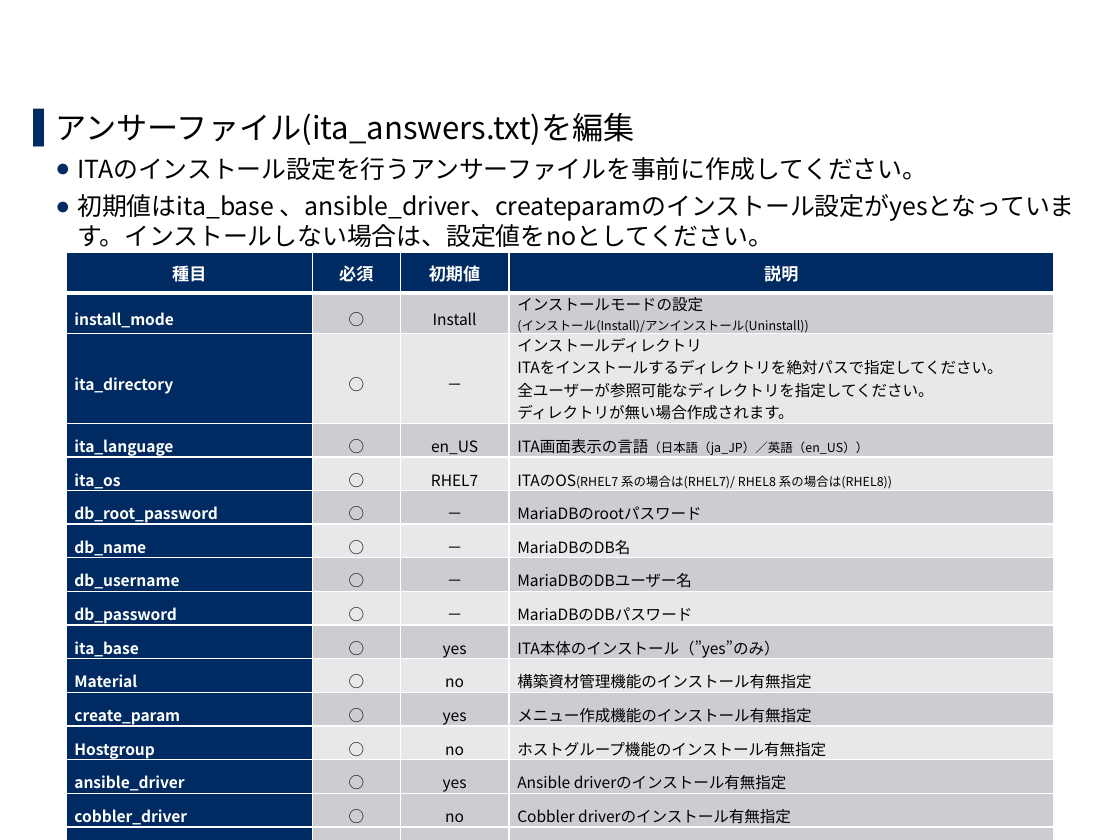
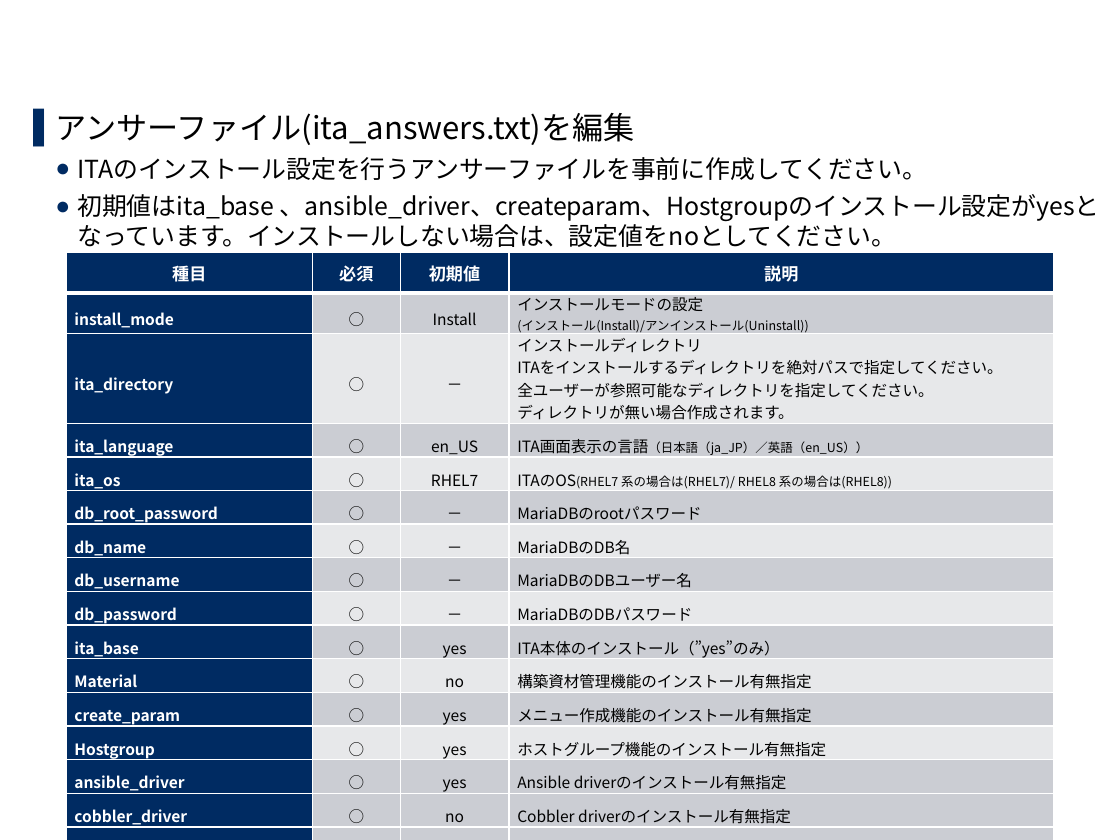
Before and after one commit to exastro-suite/it-automation-docs, a slide deck: slide 16 of asset/Learn_ja/ITA-online-install_ja.pptx. Drawn at 1120x840 pixels with LibreOffice and Linux fonts; fonts in the diff are those of the drawing; background and template pictures are left out. Boxes give left, top, right and bottom in pixels: in the first picture for what was removed or moved away, otherwise in the second. Text is boxed around its words. In the diff, an @@ line names an element or a change of style, - is before the commit and + after.

```diff
--- a/asset/Learn_ja/ITA-online-install_ja.pptx
+++ b/asset/Learn_ja/ITA-online-install_ja.pptx
@@ text at (x1=77, y1=194, x2=1100, y2=247): text changed @@
-  ● 初期値はita_base 、ansible_driver、createparamのインストール設定がyesとなっています。インストールしない場合は、設定値をnoとしてください。
+  ● 初期値はita_base 、ansible_driver、createparam、Hostgroupのインストール設定がyesとなっています。インストールしない場合は、設定値をnoとしてください。
@@ table at (x1=66, y1=252, x2=1054, y2=831) @@
-row 13, column 3: no
+row 13, column 3: yes
```
Also in this commit, not shown: 6 other slides changed.
